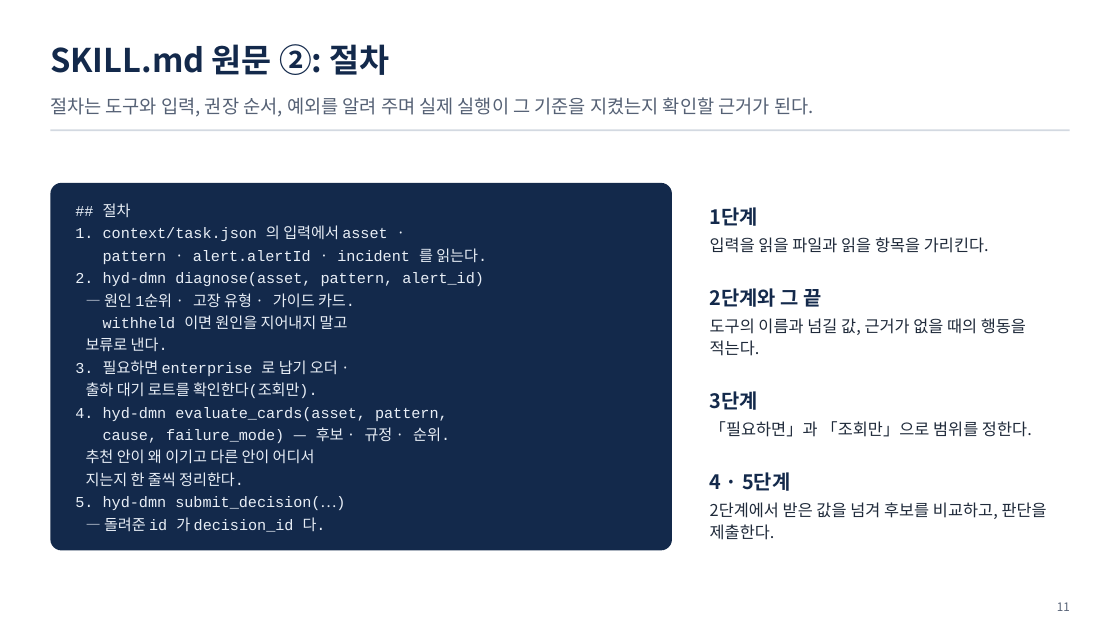
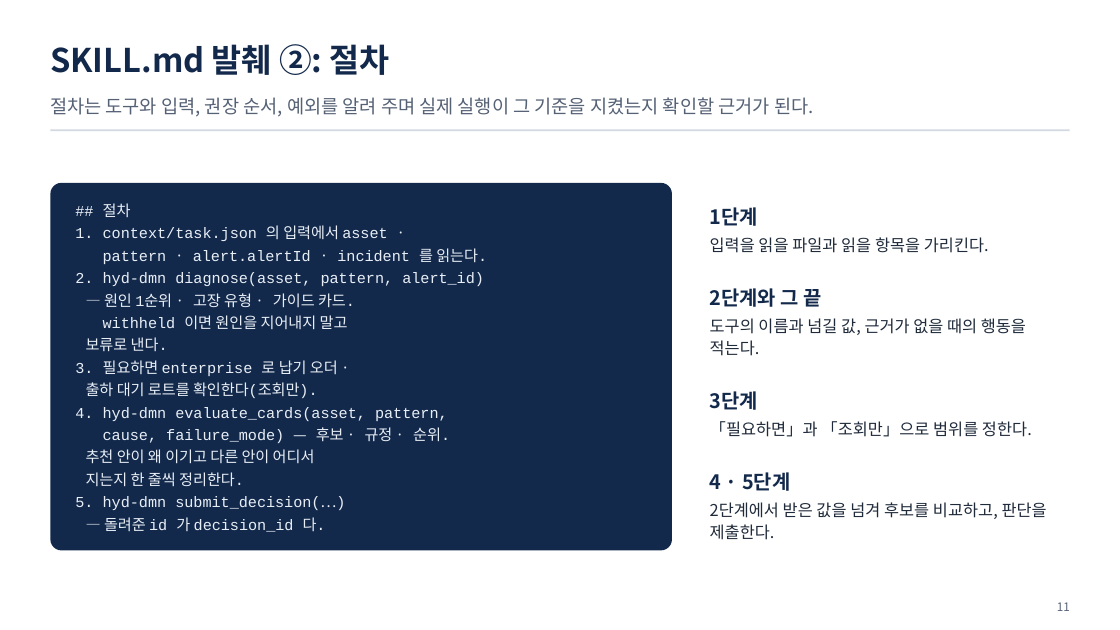
Before and after one commit to uengine-oss/hyd-iot-edu, a slide deck: slide 11 of workspace/강의제작/산출물/통합반/이론/06회차/통합반_06일차.pptx. Drawn at 1120x630 pixels with LibreOffice and Linux fonts; fonts in the diff are those of the drawing. Boxes give left, top, right and bottom in pixels: in the first picture for what was removed or moved away, otherwise in the second. Text is boxed around its words. In the diff, an @@ line names an element or a change of style, - is before the commit and + after.

```diff
--- a/workspace/강의제작/산출물/통합반/이론/06회차/통합반_06일차.pptx
+++ b/workspace/강의제작/산출물/통합반/이론/06회차/통합반_06일차.pptx
@@ text at <box>50,44,390,75</box>: text changed @@
-SKILL.md 원문 ②: 절차
+SKILL.md 발췌 ②: 절차
```
Also in this commit, not shown: 10 other slides changed, 25 other files.
